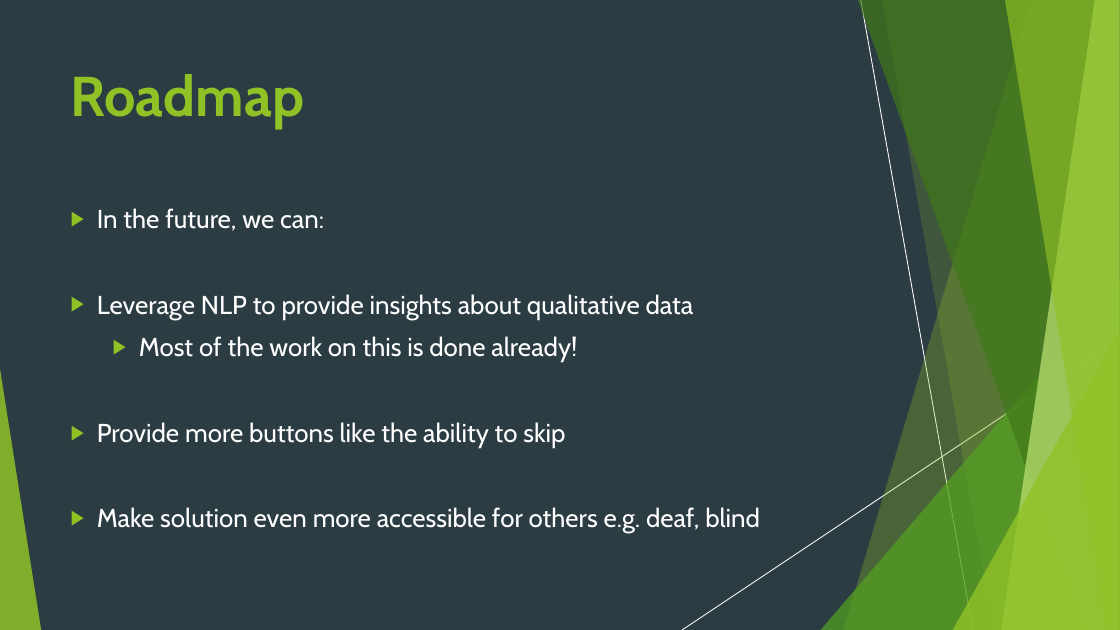
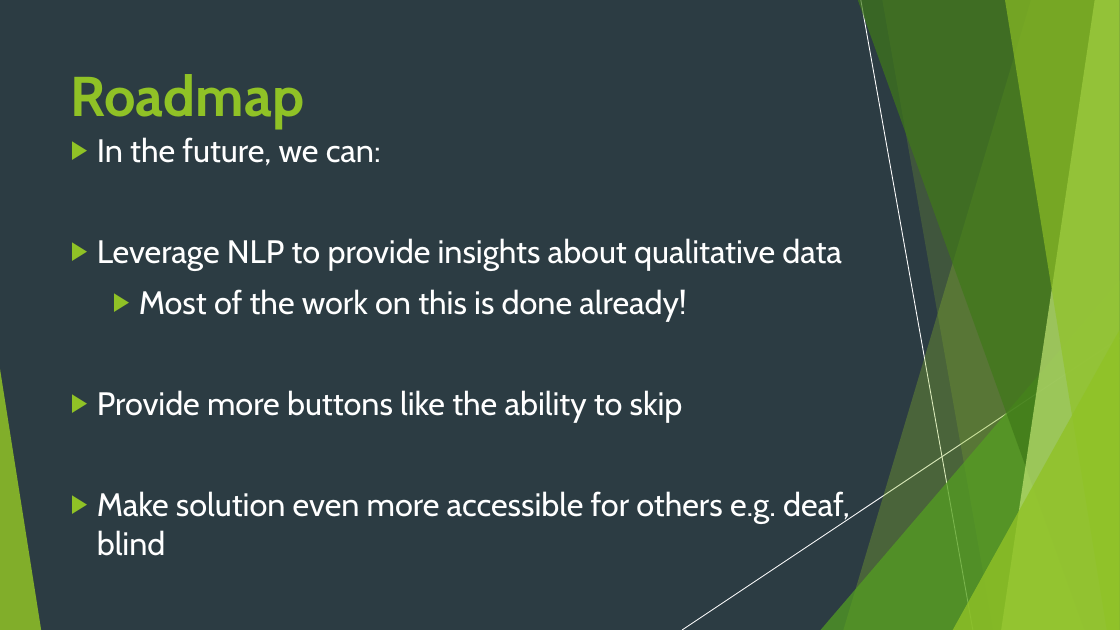
Before and after one commit to London18/team-21, a slide deck: slide 7 of resources/Code for Good - Presentation.pptx. Drawn at 1120x630 pixels with LibreOffice and Linux fonts; fonts in the diff are those of the drawing. Boxes give left, top, right and bottom in pixels: in the first picture for what was removed or moved away, otherwise in the second. Text is boxed around its words. In the diff, an @@ line names an element or a change of style, - is before the commit and + after.

```diff
--- a/resources/Code for Good - Presentation.pptx
+++ b/resources/Code for Good - Presentation.pptx
@@ text "In the future, we can:": place and size @@
-text "In the future, we can:" at [97, 208, 760, 533]
+text "In the future, we can:" at [97, 137, 850, 556]
@@ text "In the future, we can:" at [97, 137, 850, 556]: size 22.2 to 27.8 pt @@
```
Also in this commit, not shown: 3 other slides changed.
